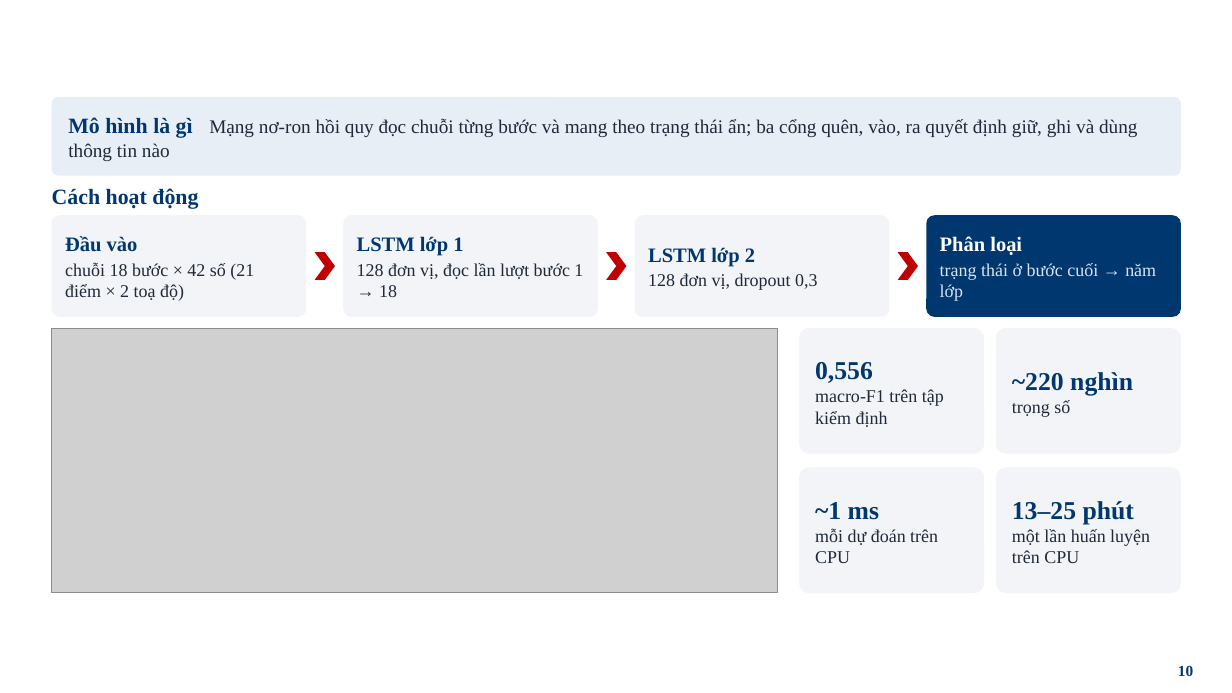
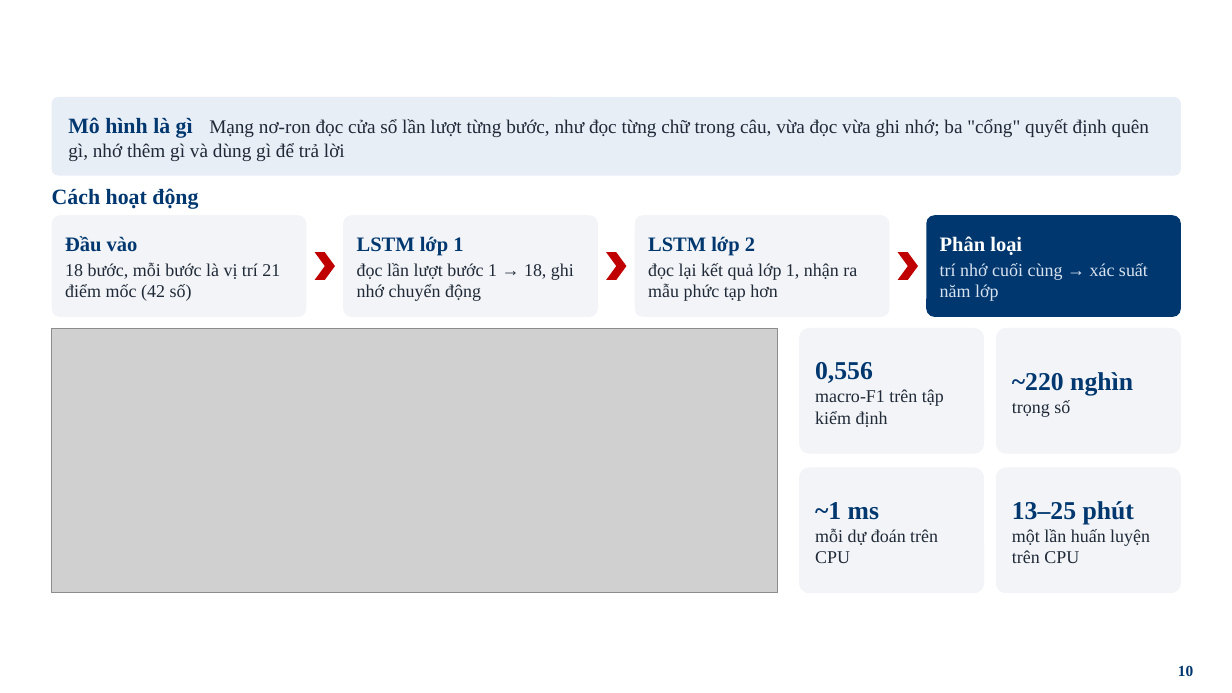
Before and after one commit to tienlamict/cv-action-recognition, a slide deck: slide 10 of docs/bao-cao-tong-ket-du-an.pptx. Drawn at 1232x693 pixels with LibreOffice and Linux fonts; fonts in the diff are those of the drawing; grey boxes stand for pictures; background and template pictures are left out. Boxes give left, top, right and bottom in pixels: in the first picture for what was removed or moved away, otherwise in the second. Text is boxed around its words. In the diff, an @@ line names an element or a change of style, - is before the commit and + after.

```diff
--- a/docs/bao-cao-tong-ket-du-an.pptx
+++ b/docs/bao-cao-tong-ket-du-an.pptx
@@ text in rounded rectangle at box(68, 117, 1149, 161): text changed @@
-Mô hình là gì Mạng nơ-ron hồi quy đọc chuỗi từng bước và mang theo trạng thái ẩn; ba cổng quên, vào, ra quyết định giữ, ghi và dùng thông tin nào
+Mô hình là gì Mạng nơ-ron đọc cửa sổ lần lượt từng bước, như đọc từng chữ trong câu, vừa đọc vừa ghi nhớ; ba "cổng" quyết định quên gì, nhớ thêm gì và dùng gì để trả lời
@@ text in rounded rectangle at box(65, 262, 280, 301): text changed @@
-chuỗi 18 bước × 42 số (21 điểm × 2 toạ độ)
+18 bước, mỗi bước là vị trí 21 điểm mốc (42 số)
@@ text in rounded rectangle at box(357, 263, 574, 301): text changed @@
-128 đơn vị, đọc lần lượt bước 1 → 18
+đọc lần lượt bước 1 → 18, ghi nhớ chuyển động
@@ text in rounded rectangle at box(648, 263, 857, 301): text changed @@
-128 đơn vị, dropout 0,3
+đọc lại kết quả lớp 1, nhận ra mẫu phức tạp hơn
@@ text in rounded rectangle at box(940, 263, 1148, 301): text changed @@
-trạng thái ở bước cuối → năm lớp
+trí nhớ cuối cùng → xác suất năm lớp
```
Also in this commit, not shown: 1 other slide changed, 1 slide removed, 8 other files.
